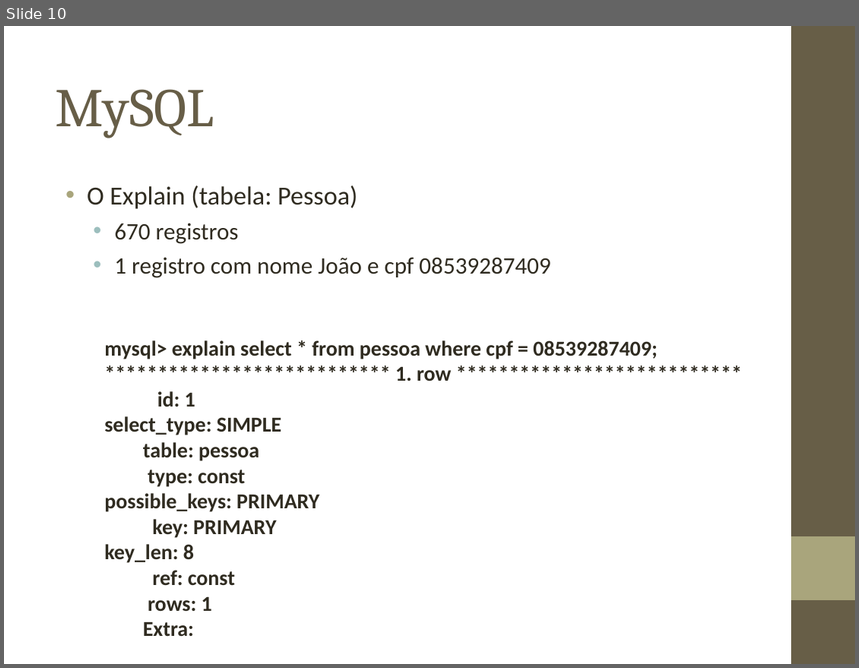
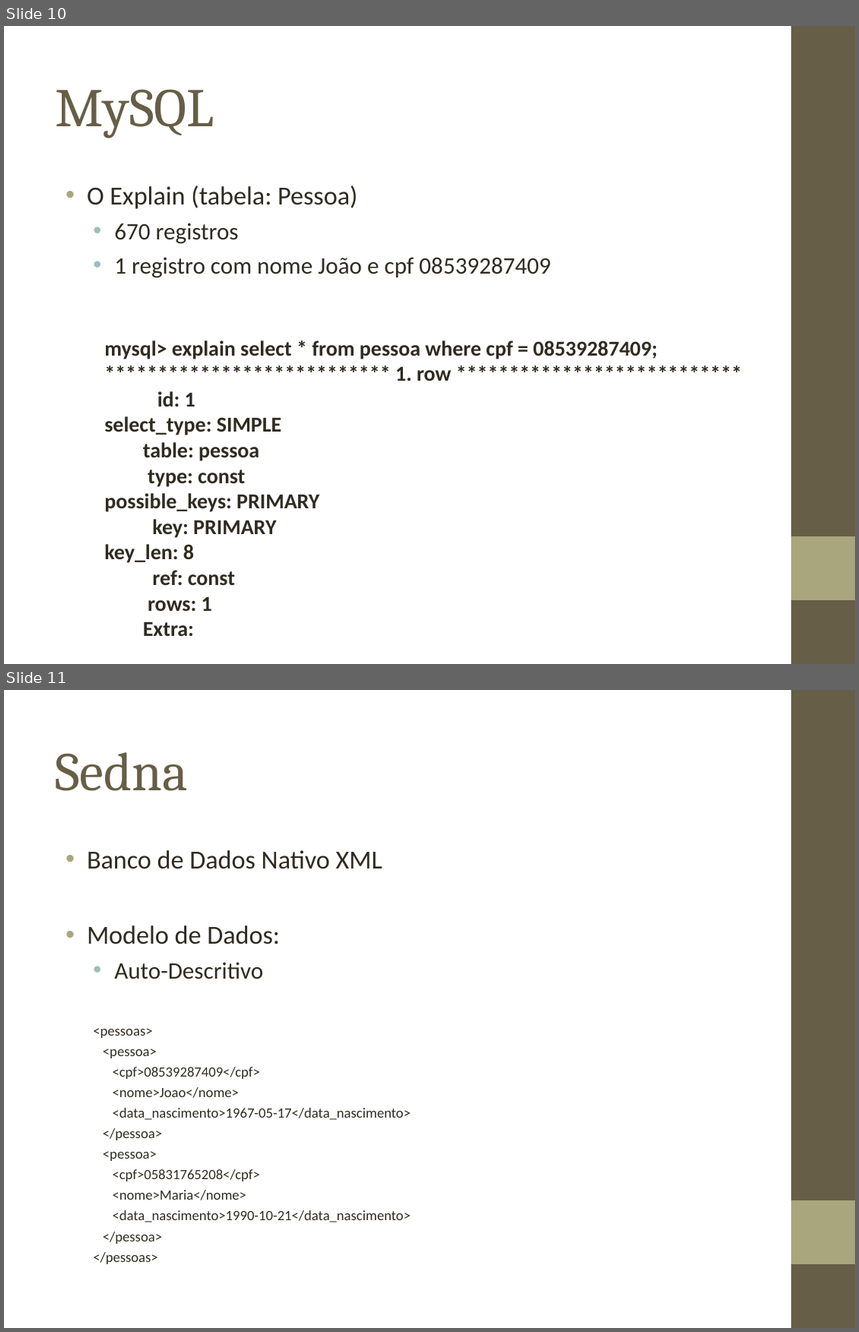
Before and after one commit to biacpaixao/Projeto_Final, a slide deck: apresentacao_projeto_final.ppt. Shown one above the other, each under a label of ours: slide 10 before the commit, slides 10 and 11 after it. The pictures are 859x668 and 859x1332 pixels, drawn with LibreOffice and Linux fonts; fonts in the diff are those of the drawing; background and template pictures are left out. Boxes give left, top, right and bottom in pixels: in the first picture for what was removed or moved away, otherwise in the second. Text is boxed around its words. In the diff, an @@ line names an element or a change of style, - is before the commit and + after.

```diff
--- a/apresentacao_projeto_final.ppt
+++ b/apresentacao_projeto_final.ppt
@@ slide 11 added at [4, 690, 855, 1328], background picture (left out); not listed: 2 template elements that a slide beside it also shows @@
@@ title added at [55, 752, 188, 791], 46 pt, text #675E47 @@
+Sedna
@@ text added at [87, 850, 411, 1265], 12 pt, text #2F2B20 @@
+• Banco de Dados Nativo XML
+• Modelo de Dados:
+  • Auto-Descritivo
+  <pessoas>
+  <pessoa>
+  <cpf>08539287409</cpf>
+  <nome>Joao</nome>
+  <data_nascimento>1967-05-17</data_nascimento>
+  </pessoa>
+  <pessoa>
+  <cpf>05831765208</cpf>
+  <nome>Maria</nome>
+  <data_nascimento>1990-10-21</data_nascimento>
+  </pessoa>
+  </pessoas>
```
Also in this commit, not shown: 2 slides changed, 6 other slides added, 1 slide removed.
